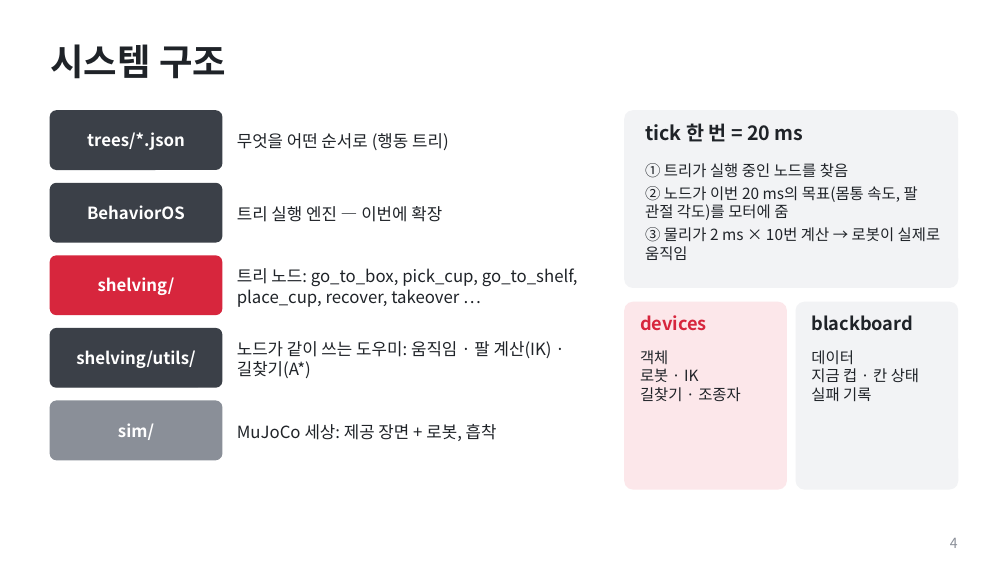
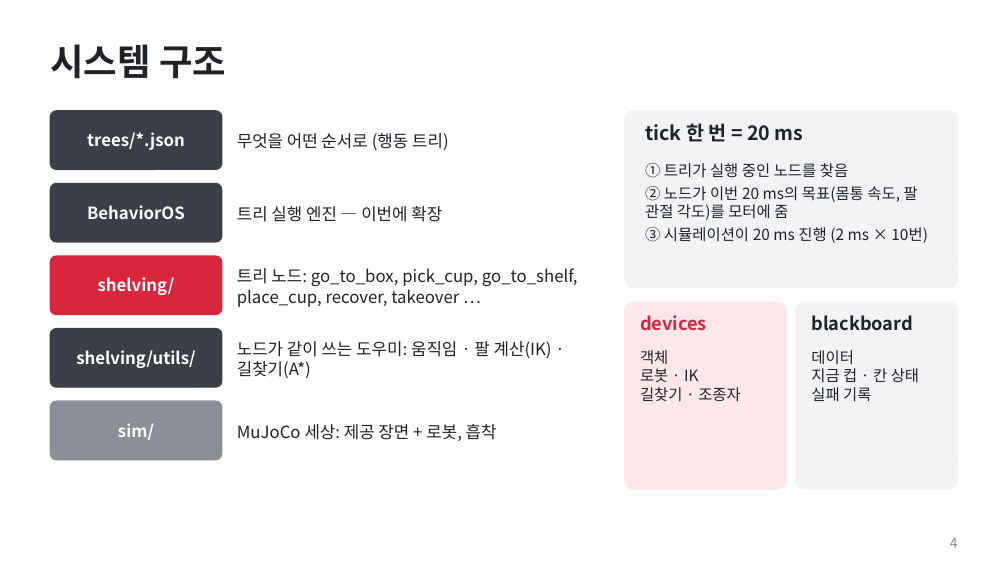
Before and after one commit to hayoung0Lee/cupramen, a slide deck: slide 4 of presentation/cupramen_deck.pptx. Drawn at 1008x567 pixels with LibreOffice and Linux fonts; fonts in the diff are those of the drawing. Boxes give left, top, right and bottom in pixels: in the first picture for what was removed or moved away, otherwise in the second. Text is boxed around its words. In the diff, an @@ line names an element or a change of style, - is before the commit and + after.

```diff
--- a/presentation/cupramen_deck.pptx
+++ b/presentation/cupramen_deck.pptx
@@ text at (645,227,928,243): text changed @@
-③ 물리가 2 ms × 10번 계산 → 로봇이 실제로 움직임
+③ 시뮬레이션이 20 ms 진행 (2 ms × 10번)
```
Also in this commit, not shown: 1 other file.
